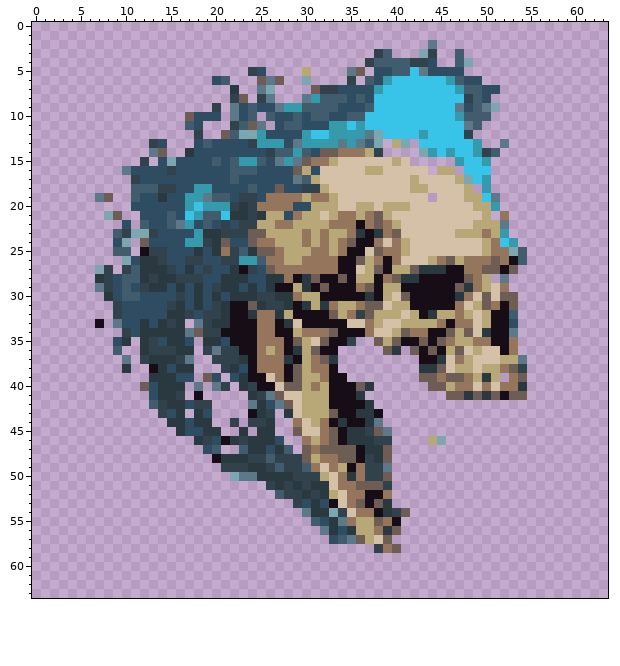
Pixel-art sprite -- public/assets/images/skull.png. Above is the file before it was changed.
The file is 64x64 pixels.
After the commit:
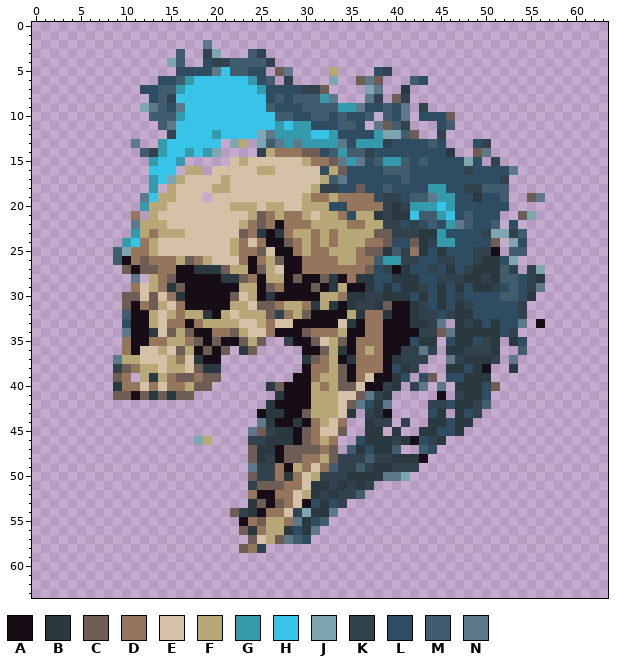
Palette (. is transparent): A #160d16  B #2a3840  C #6d5d55  D #95755c  E #d4c1a8  F #b8a878  G #359aac  H #38c4e8  J #7da6b0  K #32424d  L #2e4d63  M #405c6d  N #5d7989
Edits made:
Changed rows in their new state; - is an unchanged pixel.
first column x 7:
 2 ------------N------------------------.------------
 3 ---------M--KJ---MK------------..---..--.---------
 4 --------JM--LKKMMMMK----------........--..--------
 5 ---------LLLLNHMML--CN-.--F-..--K........---------
 6 -------LLMGHHHHHHGLM.K-.--J-.CNC...ML......-------
 7 -----LLMMGHHHHHHHHGLLLLKKC....JN..B..........-----
 8 ------LMKHHHHHHHHHHLMLMMMGN...NK.CK.........------
 9 -----JNMLNHHHHHHHHHMLLL----GGNLLMLN.K........-----
10 ------MMMGHHHHHHHHHHMML----MLLM.MLN.LLLC....------
11 -------MNHHHHHHHHHHHGHGG--LMML.NCMK...LM...-------
12 --------KHHHHGHHHHJNGGG----LLLLGJJMC..K...--------
13 ----N-.GHHHHHH.JF.JMNG------LGGGKLLLLML...LK-.----
14 -----MKGHHGHGJ....KFDDDCCLMGMMKLLLLLLLLB..CN.-----
15 -----.GHHG.....EFEEEEEEF--CNGNLMGGMLMLLLLJL.K-----
16 ---...HHH.FF.EEEEEFFEEEEELFCLLLLMMMLLLLLLKLLLLN---
17 ----..GHJFEEEEFEEEEEEEEEEFMNLLLLLLMLLLLLLLLLLK----
18 ----..G.FEEEEFFEEEEEEEEEFKKLLCLLMLLLLGGLLKKMMM----
19 ..--.NHFFEEE.EEEEEEEEEE----DDDDLKKLMMNGGLLBLLM--CN
20 ----.GFFEEEEEEEFFFEFFEEF--LLDDDDKBKGGGHGLLLLLL----
21 -..-D.FEEEEEEEEEEFCD-D--EF--L-FBKBBHMMGHLMLLL.-CJ-
22 ---.NFFFEEEEEEEEFDCDA-DD--FF-DFFKKLKLMLGNMLLM.L---
23 --..GFDFFFEEEEEECDBABD-FDFD-FFFCCKKKBBGLLLLKJJKM--
24 --.GHDFEEEEEEEEFDE-AACDFDFDFFFD-CLLCBKGGLLLLC.JL--
25 ---JDDFEEEEEEEEFDD-EAAD----FFDC-BMKDBLBLLLKKA.M---
26 --MADCDDDFCDFEEEDADFCAA----FFDDMGGKKLLKKLLKBBLJ.--
27 ..-CACCDDAABBBCFFACFEAA----DDDCLKABLLKLBLKBBBMK-KJ
28 ....N.FDCAAAAA--CDAFFACAACBADBBLLB--LLKKKBBKBMMLKB
29 ....DEFDBCAAAAAAFFACD-AACABF-ABLBLBBKLBLBLBBKLMLKN
30 -..CCECEDBAAAAACEFABAAAAAFFDBBKKBBBLBLBLKLLLLMMLB-
31 --.CADCFEDAAAAAFFECCDFFDBFBABKKBCAABKLBLBKLLLLLK--
32 --.MAAFEFDFFBAFEFFFCKDFC--AAFBDDBAABKKLKBBLLLLLK--
33 .-.-AAFEDDADFFFFEEF-EEA----EBA-DAAABBKN.BKBLBL-N-A
34 ---NAA-ECFCAADDCFEE---AC--DF---DAAAAKKCNBBB-BLK---
35 --.DAADDFFDCACA-CFC..KAACEFCADDDAA-LBB.LBBLKB.BL--
36 --.DAEEFECFACAC.BC.....AACFBADFDAAKKNK.BBKKKB..M--
37 --NFFEEEFDEBAA.........BCDFABDDDABKKK..NKBBBK.N.--
38 --KCDFFEFFECBB.........A--FCADDDALBK...BBLBA..B.--
39 --CD-F-FDCCD-C-.......AADFFCADEAABL-L-.LLBB-.-..--
40 --BDDEDEDDFCC..-...BCAAAFDFCCEAAKB-KN.N.BBBLC...--
41 --CCACBC-CC.-----...BAAA--FEECNKB-----A.K-BL....--
42 ------.......----..BAAAA--FECNLBN----KKLBBKM------
43 -------...-..----.ABBAAC--FEB.KBA----LB-BLK-------
44 --------.....--.-.N-AABADFED..-KK-K--BBLBB--------
45 ---------.....--.NCKBBACDEEC..BB.B--BBLLB---------
46 -----------JF....KK-BBACDFD..L-BBKBALKB-----------
47 ------------..--.C-BACC-CD-.MBL-BM--ML------------
48 -------------....CBKACCDDFCKKKMKKBBBA-------------
49 --------------...NK-DAFDEDMKKM-BBKKK--------------
50 ---------------..CKKD-DEFKKK-BBBNNJ---------------
51 -----------------KCCCDDE--KBKBK..-----------------
52 -----------------DAADDEFBKBKKM...-----------------
53 -----------------BCACDEALBLK.....-----------------
54 ---------------CKBADDEKJ--N........---------------
55 ----------------ADCFFDNBLM........----------------
56 ----------------CBDFFBLBN.........----------------
57 -----------------CEFCNML--.......-----------------
58 ----------------CDK------------...----------------
